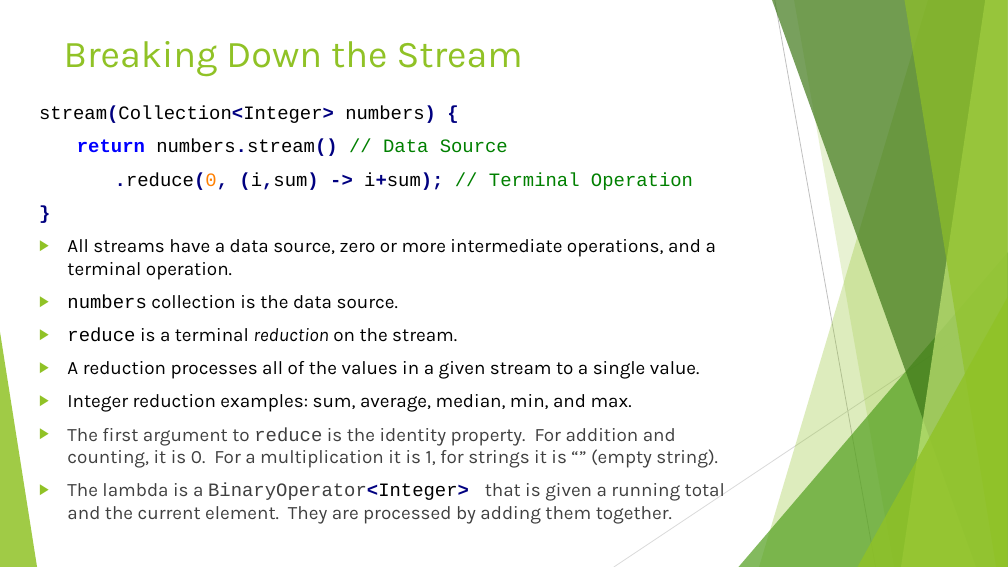
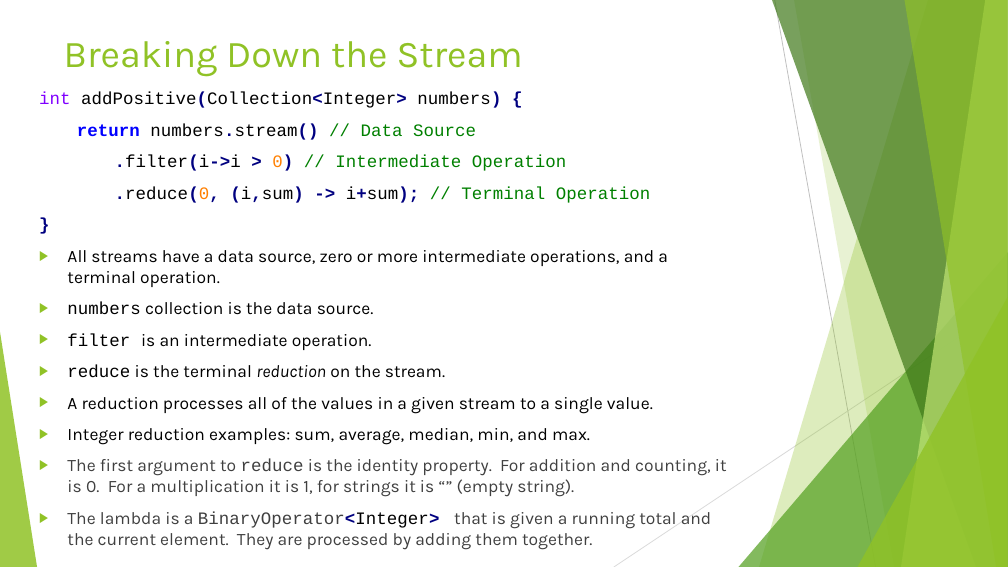
Before and after one commit to RichardRoda/2017-CodePaLOUsa-Lambda, a slide deck: slide 31 of Learning to Love the Lambda in the Stream.pptx (slide 30 before the commit). Drawn at 1008x567 pixels with LibreOffice and Linux fonts; fonts in the diff are those of the drawing. Boxes give left, top, right and bottom in pixels: in the first picture for what was removed or moved away, otherwise in the second. Text is boxed around its words. In the diff, an @@ line names an element or a change of style, - is before the commit and + after.

```diff
--- a/Learning to Love the Lambda in the Stream.pptx
+++ b/Learning to Love the Lambda in the Stream.pptx
@@ text "int addPositive(Collection<Integer> numbers) {": place and size @@
-text "int addPositive(Collection<Integer> numbers) {" at box(39, 106, 725, 524)
+text "int addPositive(Collection<Integer> numbers) {" at box(39, 92, 727, 529)
@@ text at box(39, 92, 501, 108): text changed; size 18 to 16.6 pt @@
-stream(Collection<Integer> numbers) {
+int addPositive(Collection<Integer> numbers) {
@@ text at box(67, 124, 727, 529): size 18 to 16.6 pt in "return numbers.stream() // Data Source", ".reduce(0, (i,sum) -> i+sum); // Terminal Operation", "}", "All streams have a data source, zero ..." and 5 more places @@
@@ text at box(115, 155, 566, 171): paragraph added @@
+.filter(i->i > 0) // Intermediate Operation
@@ text at box(67, 334, 445, 378): text changed; size 18 to 16.6 pt @@
-▶ reduce is a terminal reduction on the stream.
+▶ filter is an intermediate operation.
+▶ reduce is the terminal reduction on the stream.
```
Also in this commit, not shown: 5 other slides changed, 1 slide added.
